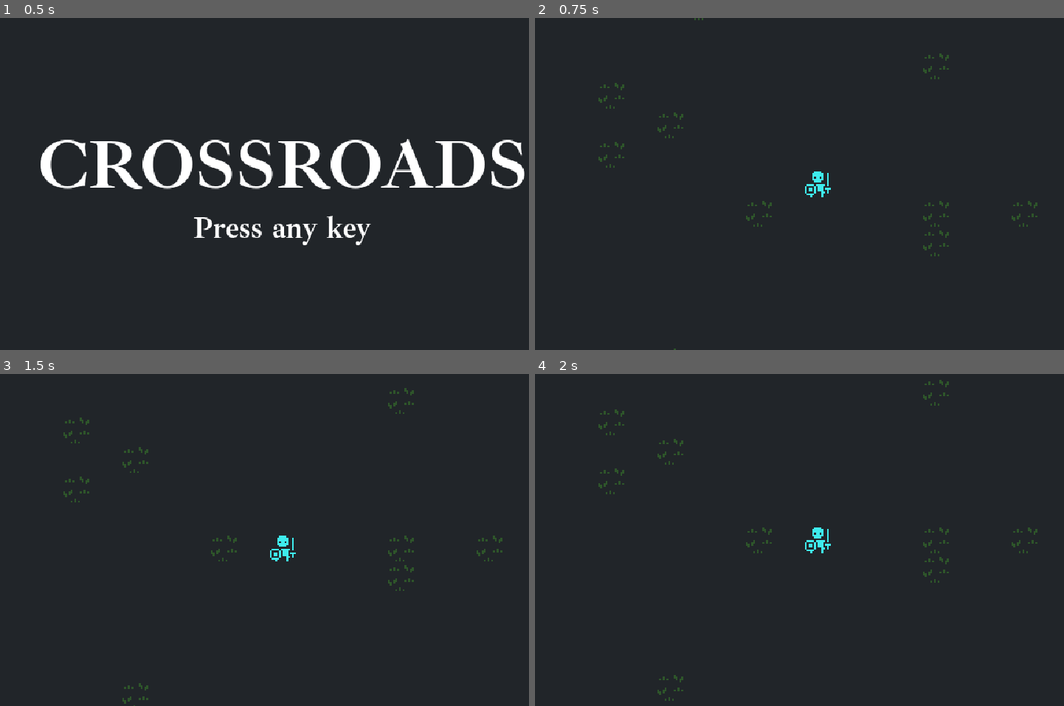
Above: before the commit, frames 1-4 (two rows, left to right).
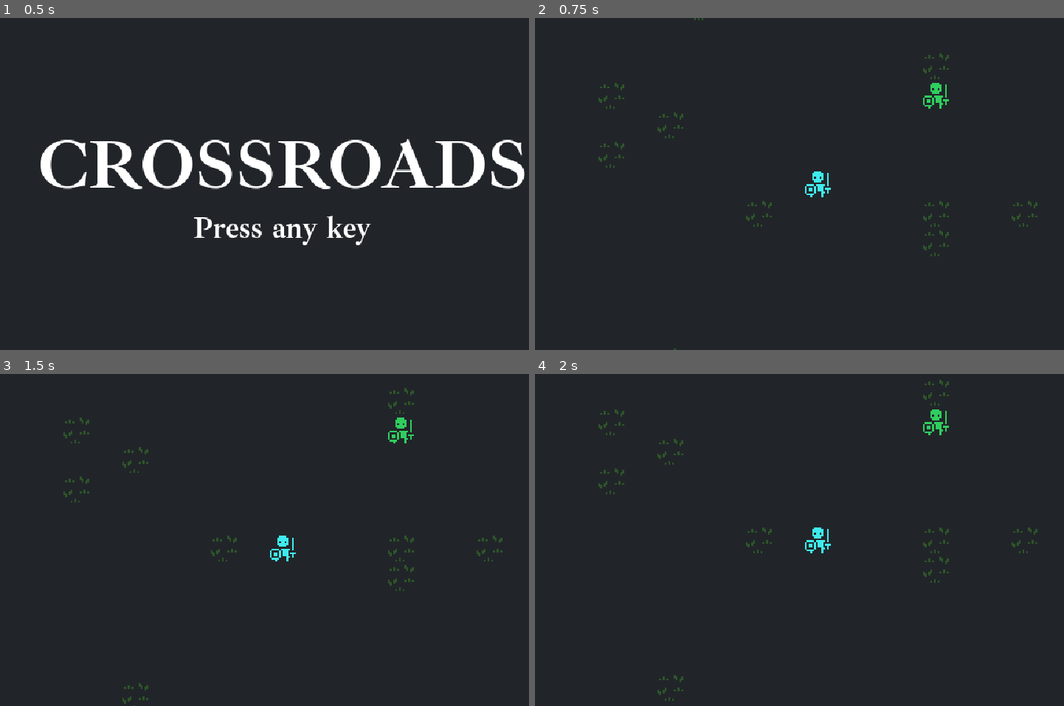
Above: after the commit, the same moments.

Repository: lilytastic/godot-roguelike
Game: Godot game, scene res://title/title.tscn
Two runs of this game, one before a commit and one after it. Both use one fixed random seed, a clock stepped at 60 frames per second and the inputs below.
Inputs:
- Up to frame 1 (0.5 s): no input
- Up to frame 2 (0.75 s): tap Enter at 0.5 s; hold D (move_right) from 0.53 s (still down)
- Up to frame 3 (1.5 s): tap Space at 1.25 s; release D (move_right) at 1.28 s; hold S (move_down) from 1.28 s (still down)
- Up to frame 4 (2 s): keep holding S (move_down)

Frame 1 is identical in both runs. In frame 2, 0.2% of the frame differs, in the area x 73-79%, y 19-28%; in frame 3, 0.2%; in frame 4, 0.2%.

Commit message:
assign unclaimed actors to current map on init

Diff:
--- a/Game/game.tscn
+++ b/Game/game.tscn
@@ -1,7 +1,8 @@
-[gd_scene load_steps=3 format=3 uid="uid://tnnobbxmjsst"]
+[gd_scene load_steps=4 format=3 uid="uid://tnnobbxmjsst"]
 
 [ext_resource type="Script" path="res://game/game.gd" id="1_4nfvf"]
 [ext_resource type="PackedScene" uid="uid://c85krcwtqo3rc" path="res://game/map_view.tscn" id="2_ly086"]
+[ext_resource type="PackedScene" uid="uid://dabn80pt603jc" path="res://game/actor.tscn" id="3_h3nby"]
 
 [node name="Game" type="Node2D"]
 script = ExtResource("1_4nfvf")
@@ -10,3 +11,7 @@
 zoom = Vector2(2, 2)
 
 [node name="TileMapLayer" parent="." instance=ExtResource("2_ly086")]
+
+[node name="Actor" parent="TileMapLayer" instance=ExtResource("3_h3nby")]
+position = Vector2(66, -44)
+metadata/blueprint = "ghoul"
--- a/game/map_view.gd
+++ b/game/map_view.gd
@@ -3,7 +3,7 @@
 
 var map := ''
 var actor: PackedScene = preload("res://game/actor.tscn")
-var subscription := func(_map): _init_actors(_map)
+var subscription := _init_map
 var actors := {}
 
 var _player: Entity
@@ -18,7 +18,8 @@
 
 func _ready():
 	_assign_entities()
-	_init_actors(map)
+	_init_map(map)
+	_clear_uncast_children()
 
 	Global.ecs.entity_added.connect(
 		func(value: Entity):
@@ -29,8 +30,13 @@
 		func(value: Entity):
 			player = value
 			print('new player ', value)
-			_init_actors(map)
-			_clear_children()
+			_init_map(player.map)
+			print('actors', actors)
+			for child in get_children():
+				if (child.entity and child.entity.map != map):
+					print('assign ' + str(child.entity.uuid) + ' to map: ' + map)
+					child.entity.map = map
+			_clear_uncast_children()
 	)
 
 
@@ -39,43 +45,49 @@
 	for child in get_children():
 		if (!child.entity):
 			var opts = EntityCreationOptions.new()
-			opts.blueprint = child.get_meta('blueprint') if child.has_meta('blueprint') else 'quadropus'
+			if child.has_meta('blueprint'):
+				opts.blueprint = child.get_meta('blueprint')
+			else: opts.blueprint = 'quadropus'
 			print(child.blueprint)
 			print('loading new actor ', child)
 			var new_entity = Global.ecs.create(opts)
 			_init_actor(new_entity, child)
 
 
-func _init_actors(_map):
-	if !player:
-		return
+func _init_map(_map):
+	if map != _map:
+		print('Initializing map: ', _map)
+		map = _map
 
-	map = _map
 	actors = {}
 
 	var entities = Global.ecs.entities.values().filter(
-		func(entity): return entity.map == map
+		func(entity): return entity.map == _map
 	)
 
 	for entity in entities:
 		var child = find_child('Entity<'+str(entity.uuid)+'>')
 		if !child:
 			_init_actor(entity)
-
+		else:
+			actors[entity.uuid] = child
 
 func _init_actor(entity: Entity, new_actor := Actor.new()):
 	entity.position = Coords.get_coord(new_actor.position)
 	new_actor.entity = entity
-	add_child(new_actor)
-	actors[entity.uuid] = find_child('Entity<'+str(entity.uuid)+'>')
+	if new_actor.get_parent():
+		new_actor.reparent(self)
+	else:
+		add_child(new_actor)
+	actors[entity.uuid] = new_actor
 	if new_actor.has_method('load'):
 		new_actor.load(entity.uuid)
 	return new_actor
 
 
-func _clear_children():
+func _clear_uncast_children():
 	print('clearing children ', get_children())
 	for child in get_children():
-		if (!child.entity):
-			print('deleting actor for ' + child.entity.uuid if child.entity else '<unknown>')
+		if (!child.entity or child.entity.map != map):
+			print('deleting actor for ' + str(child.entity.uuid) if child.entity else '<unknown>')
 			child.queue_free()
